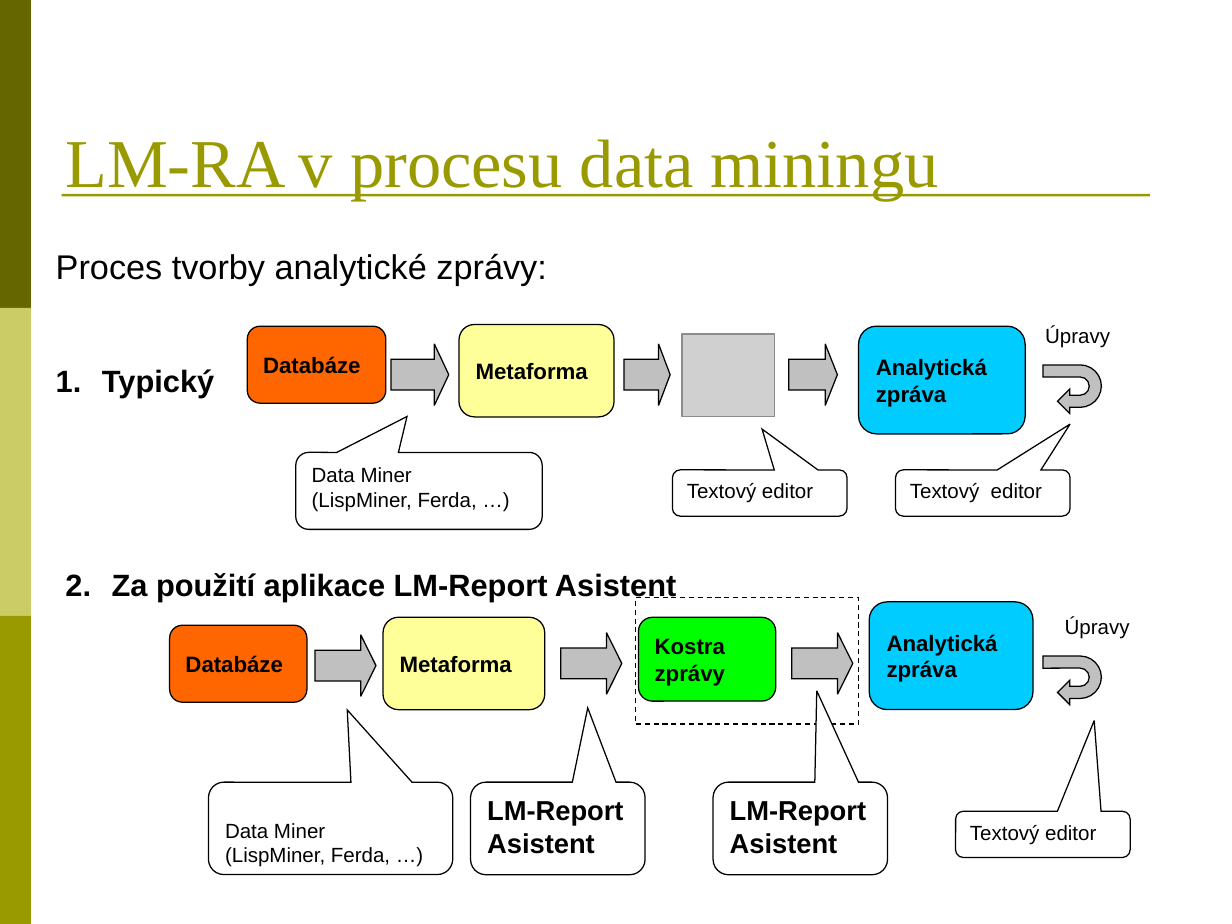
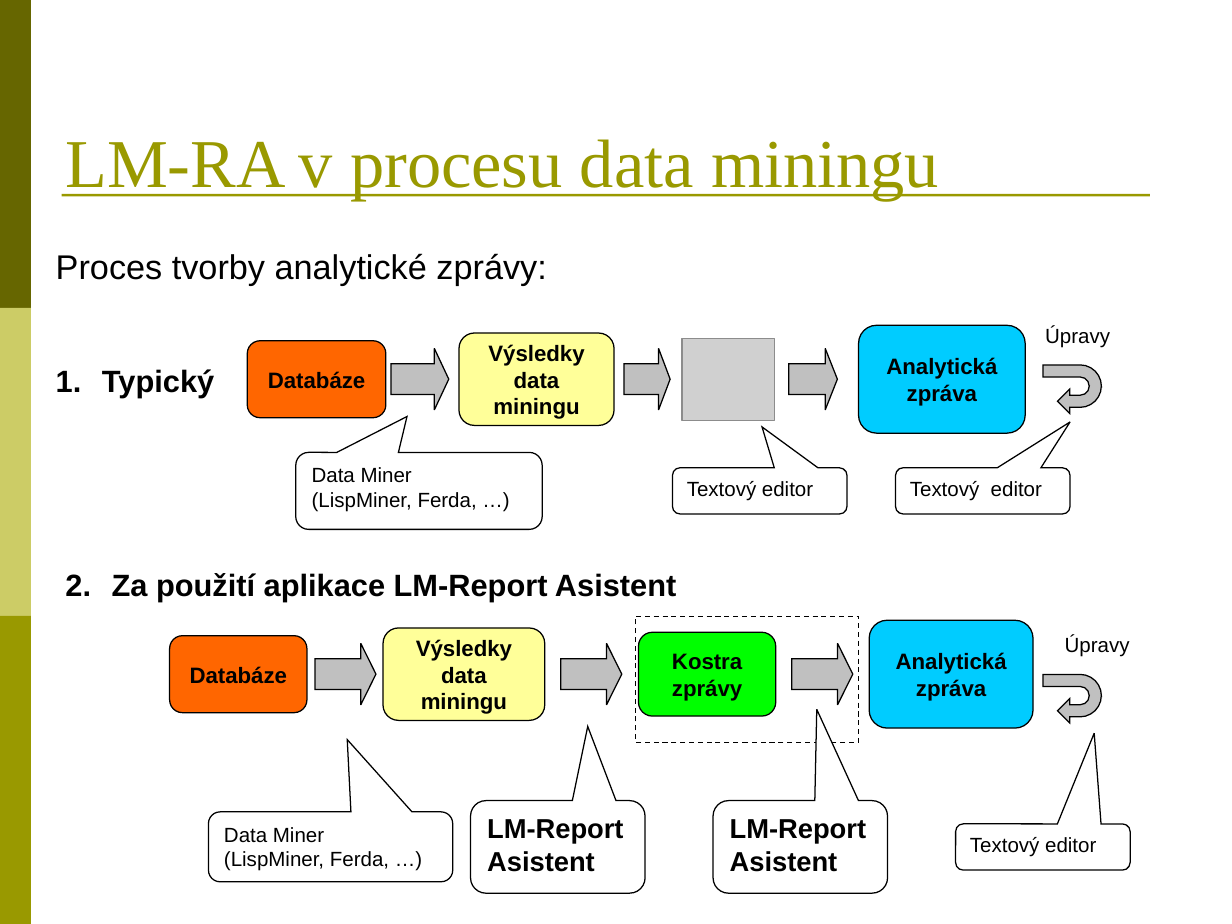
Before and after one commit to BackupTheBerlios/reportasistent-svn, a slide deck: slide 4 of trunk/Dokumenty/LM-Report Asistent.ppt. Drawn at 1232x924 pixels with LibreOffice and Linux fonts; fonts in the diff are those of the drawing; grey boxes stand for pictures. Boxes give left, top, right and bottom in pixels: in the first picture for what was removed or moved away, otherwise in the second. Text is boxed around its words. In the diff, an @@ line names an element or a change of style, - is before the commit and + after.

```diff
--- a/trunk/Dokumenty/LM-Report Asistent.ppt
+++ b/trunk/Dokumenty/LM-Report Asistent.ppt
@@ rounded rectangle removed at <box>460,324,615,416</box> @@
-Metaforma
@@ rounded rectangle "Databáze": place and size @@
-rounded rectangle "Databáze" at <box>248,326,386,403</box>
+rounded rectangle "Databáze" at <box>248,341,386,418</box>
@@ rounded rectangle added at <box>460,333,615,425</box>, fill #FFFF99, outline #000000 0.74 pt, 13 pt, text #000000, bold @@
+Výsledky data miningu
@@ 3 right arrows, 1 picture: place and size @@
-3 right arrows, 1 picture at <box>391,334,837,416</box>
+3 right arrows, 1 picture at <box>391,338,837,420</box>
@@ rounded rectangle removed at <box>383,617,545,710</box> @@
-Metaforma
@@ rounded rectangle added at <box>383,628,545,721</box>, fill #FFFF99, outline #000000 0.74 pt, 13 pt, text #000000, bold @@
+Výsledky data miningu
@@ 2 rounded speech boxes, 1 text, 1 rounded rectangle, 1 uturn arrow, 1 rectangle: place and size @@
-2 rounded speech boxes, 1 text, 1 rounded rectangle, 1 uturn arrow, 1 rectangle at <box>471,598,1130,875</box>
+2 rounded speech boxes, 1 text, 1 rounded rectangle, 1 uturn arrow, 1 rectangle at <box>471,616,1130,893</box>
@@ alignment left to centre in 5 elements at <box>859,325,1025,434</box>, <box>170,636,307,712</box>, <box>248,341,386,418</box>, <box>638,632,775,716</box>, <box>870,620,1034,728</box> @@
@@ 3 right arrows, 1 rounded rectangle, 1 rounded speech box: place and size @@
-3 right arrows, 1 rounded rectangle, 1 rounded speech box at <box>170,625,1131,859</box>
+3 right arrows, 1 rounded rectangle, 1 rounded speech box at <box>170,636,1131,871</box>
@@ rounded rectangle "Kostra zprávy": place and size @@
-rounded rectangle "Kostra zprávy" at <box>638,617,775,701</box>
+rounded rectangle "Kostra zprávy" at <box>638,632,775,716</box>
@@ rounded speech box "Data Miner": place and size @@
-rounded speech box "Data Miner" at <box>208,782,452,875</box>
+rounded speech box "Data Miner" at <box>208,812,452,882</box>
@@ rounded speech box "Data Miner" at <box>208,812,452,882</box>: proportions changed @@
```
Also in this commit, not shown: 3 other slides changed.
